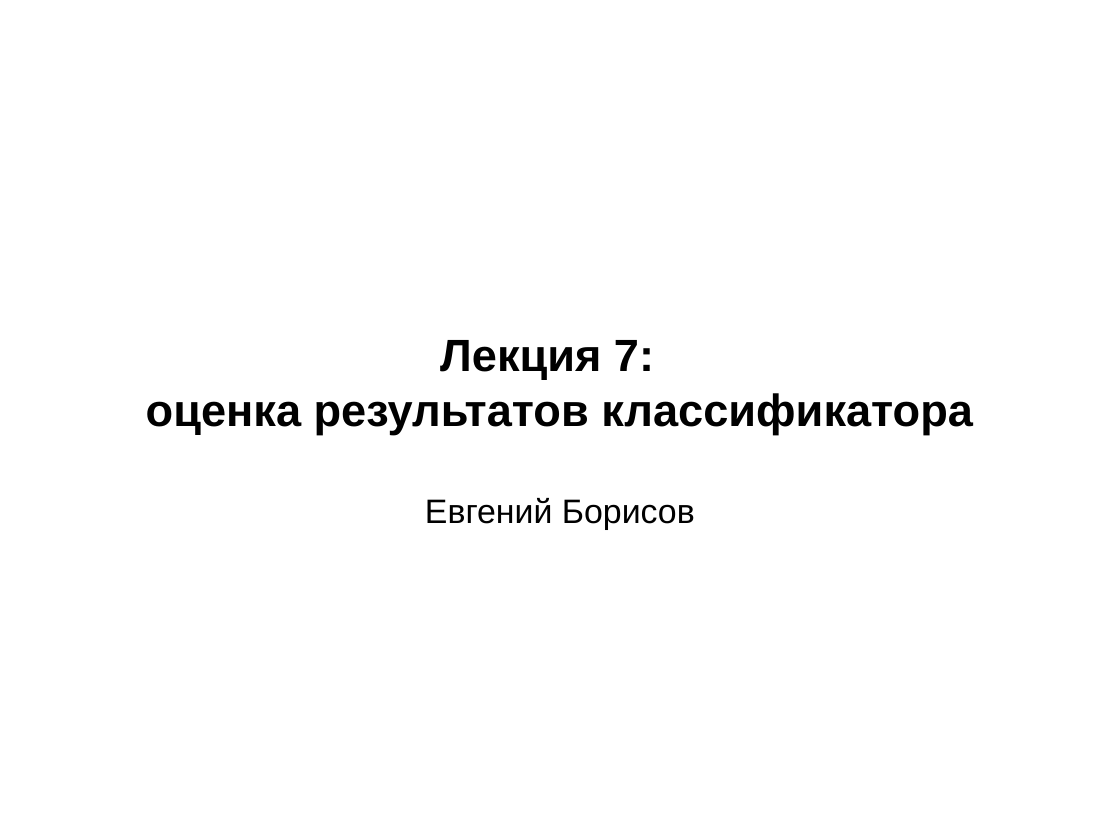
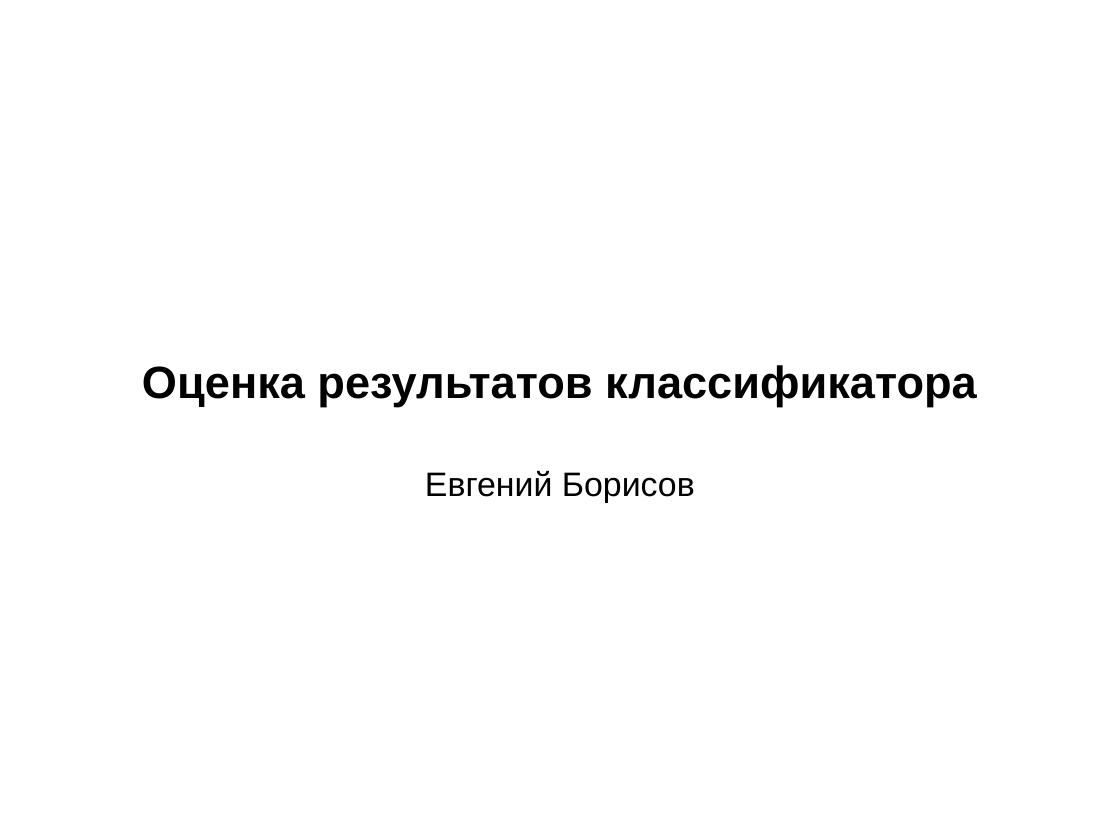
Before and after one commit to mechanoid5/ml_lectorium_legacy, a slide deck: slide 1 of 07-roc-auc.odp. Drawn at 1120x840 pixels with LibreOffice and Linux fonts; fonts in the diff are those of the drawing; background and template pictures are left out. Boxes give left, top, right and bottom in pixels: in the first picture for what was removed or moved away, otherwise in the second. Text is boxed around its words. In the diff, an @@ line names an element or a change of style, - is before the commit and + after.

```diff
--- a/07-roc-auc.odp
+++ b/07-roc-auc.odp
@@ subtitle at (x1=142, y1=365, x2=977, y2=407): text changed @@
-Лекция 7:
-оценка результатов классификатора
+Оценка результатов классификатора
```
Also in this commit, not shown: 3 other slides changed, 26 other files.
